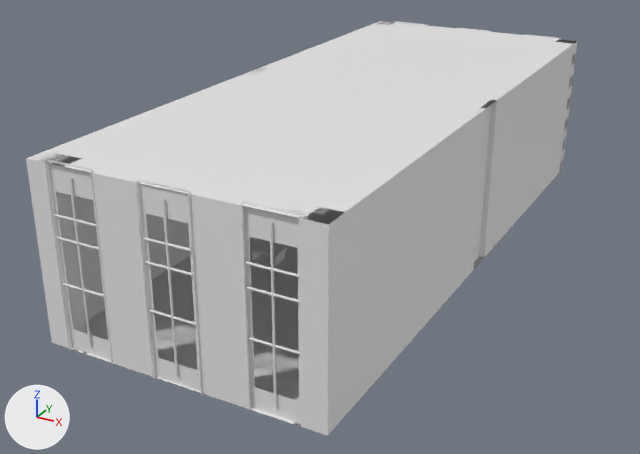
What one commit did to the glTF model public/virtualgallerymodels/kunstmatrix01.glb.
One viewpoint serves both versions: a 50 mm lens placed at (39.4, -75.4, 31.2), pointed at (0.1, -4.0, -4.5). The axes (+X, +Y, +Z) are drawn at lower left. The lights are the same throughout. Where no turn or scale is listed for an object, it has been applied to the vertices. Vertices at the same position are counted once.

The older version as bpy lines, for what is in view:
```python
ob_cube = bpy.data.objects.new('Cube', me_cube)
ob_cube.location = (2.82, -0.33, 1.44)
ob_cube_001 = bpy.data.objects.new('Cube.001', me_cube_007)
ob_cube_001.location = (-4.01, -9.3, -6.03)
ob_cube_001.rotation_euler = (0.0, 0.0, -1.571)  # degrees (0, 0, -90)
ob_cube_001.scale = (-0.917, -0.0449, -0.629)
ob_cylinder_001 = bpy.data.objects.new('Cylinder.001', me_cylinder_009)
ob_cylinder_001.location = (11.42, 30.56, -0.65)
ob_cylinder_001.rotation_euler = (-3.142, 1.571, 0.0)  # degrees (-180, 90, 0)
ob_cylinder_001.scale = (-1.0, -1.0, -2.08)
ob_cylinder_005 = bpy.data.objects.new('Cylinder.005', me_cylinder_010)
ob_cylinder_005.location = (-5.66, 30.6, -0.65)
ob_cylinder_005.rotation_euler = (-3.142, 1.571, 0.0)  # degrees (-180, 90, 0)
ob_cylinder_005.scale = (-1.0, -1.0, -2.08)
ob_cylinder_007 = bpy.data.objects.new('Cylinder.007', me_cylinder_011)
ob_cylinder_007.location = (2.78, -31.08, -0.65)
ob_cylinder_007.rotation_euler = (0.0, 1.571, 0.0)  # degrees (0, 90, 0)
ob_cylinder_007.scale = (-1.0, -1.0, -2.08)
ob_cylinder_008 = bpy.data.objects.new('Cylinder.008', me_cylinder_008)
ob_cylinder_008.location = (2.86, 30.57, -0.65)
ob_cylinder_008.rotation_euler = (-3.142, 1.571, 0.0)  # degrees (-180, 90, 0)
ob_cylinder_008.scale = (-1.0, -1.0, -2.08)
ob_cylinder_009 = bpy.data.objects.new('Cylinder.009', me_cylinder_012)
ob_cylinder_009.location = (11.3, -30.88, -0.65)
ob_cylinder_009.rotation_euler = (0.0, 1.571, 0.0)  # degrees (0, 90, 0)
ob_cylinder_009.scale = (-1.0, -1.0, -2.08)
ob_cylinder_010 = bpy.data.objects.new('Cylinder.010', me_cylinder_013)
ob_cylinder_010.location = (-5.82, -30.96, -0.65)
ob_cylinder_010.rotation_euler = (0.0, 1.571, 0.0)  # degrees (0, 90, 0)
ob_cylinder_010.scale = (-1.0, -1.0, -2.08)
```
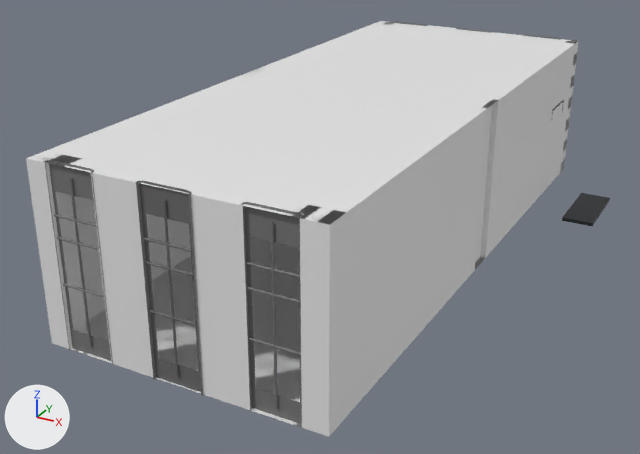
The newer file is also rescaled (x1.792), turned or shifted as a whole; pictures and numbers use the older file's frame.

Where the change shows, as pixel boxes (x1, y1, x2, y2) in the pictures (640 x 454 px):
'Cube', reshaped: before (26, 21, 577, 436); after (26, 21, 579, 437)
'Cylinder.009', recoloured: (240, 202, 304, 429) in both
'Cylinder.007', recoloured: (136, 180, 204, 396) in both
'Cylinder.010', recoloured: (44, 160, 114, 365) in both
'Cube.001', reshaped, moved, turned, rescaled: before (250, 241, 287, 266); after (562, 193, 610, 226)
'Cylinder.008', recoloured, moved, rescaled: before (457, 28, 492, 32); after (456, 28, 492, 33)
'Cylinder.001', recoloured: (523, 35, 561, 40) in both
'Cylinder.005', recoloured, moved, rescaled: before (394, 21, 428, 26); after (394, 22, 428, 26)
part 2 of me_cube_007, deleted: before (250, 241, 287, 258)
part 3 of me_cube_007, deleted: before (274, 252, 285, 266)
part 4 of me_cube_007, recoloured: before (252, 252, 261, 260); after (562, 193, 610, 226)

The change, as a list of edits to the scene's bpy script:
```text
Add mat_material_009:
    mat_material_009 = principled_material('Material.009')
    mat_material_009.base_color = (0.0222, 0.0284, 0.0319)  # black #292f32
Change me_cube:
    remove me_cube.from_pydata(...)  # 116 vertices, 186 faces; spans x -12.8..12.8, y -30.8..31.1, z -7.9..7.9
    add me_cube.from_pydata(...)  # 118 vertices, 176 faces; spans x -12.8..12.9, y -30.8..31.3, z -8.0..7.9
    me_cube part 1: 4 vertices moved within x 5.5..10.7, y -30.8..-28.5, z 7.9; 101 vertices removed from x -12.8..12.8, y -30.8..31.1, z -7.9..7.9; 99 vertices added at x -12.8..12.9, y -30.8..31.3, z -8.0..7.9
Change me_cylinder_008:
    where me_cylinder_008.from_pydata(...)  # 280 vertices, 524 faces; spans x -5.9..10.2, y -0.1..0.2, z -1.1..1.1
    add me_cylinder_008.materials.append(mat_material_007)  # grey #757575
Change me_cylinder_009:
    where me_cylinder_009.from_pydata(...)  # 280 vertices, 524 faces; spans x -5.9..10.2, y -0.1..0.2, z -1.1..1.1
    add me_cylinder_009.materials.append(mat_material_011)  # grey #6e6e70
Change me_cylinder_010:
    where me_cylinder_010.from_pydata(...)  # 280 vertices, 524 faces; spans x -5.9..10.2, y -0.1..0.2, z -1.1..1.1
    add me_cylinder_010.materials.append(mat_material_012)  # grey #6e6e70
Change me_cylinder_011:
    where me_cylinder_011.from_pydata(...)  # 280 vertices, 524 faces; spans x -5.9..10.2, y -0.1..0.2, z -1.1..1.1
    add me_cylinder_011.materials.append(mat_material_013)  # dark grey #686868
Change me_cylinder_012:
    where me_cylinder_012.from_pydata(...)  # 280 vertices, 524 faces; spans x -5.9..10.2, y -0.1..0.2, z -1.1..1.1
    add me_cylinder_012.materials.append(mat_material_015)  # grey #737373
Change me_cylinder_013:
    where me_cylinder_013.from_pydata(...)  # 280 vertices, 524 faces; spans x -5.9..10.2, y -0.1..0.2, z -1.1..1.1
    add me_cylinder_013.materials.append(mat_material_014)  # grey #757575
Change me_cube_007:
    used by ob_cube_001; location = (-4.01, -9.3, -6.03); rotation_euler = (0.0, 0.0, -1.571), in degrees (0, 0, -90); scale = (-0.917, -0.0449, -0.629)
    remove me_cube_007.from_pydata(...)  # 24 vertices, 36 faces; spans x -1.1..1.1, y -62.6..5.3, z -1.2..1.0
    add me_cube_007.from_pydata(...)  # 8 vertices, 12 faces; spans x -1.0..1.0, y -1.0..1.0, z -1.0..1.0
    me_cube_007 part 2: the loose piece of 8 vertices spanning x -1.1..1.1, y -62.6..5.3, z -1.2..-0.8 is deleted
    me_cube_007 part 3: the loose piece of 8 vertices spanning x -1.0..1.0, y -58.1..-56.1, z -1.0..1.0 is deleted
    me_cube_007 part 4: 12 faces spanning x -1.0..1.0, y -1.0..1.0, z -1.0..1.0 switch from no material to mat_material_009 (black #292f32)
Change ob_cylinder_008:
    ob_cylinder_008.location: (2.86, 30.57, -0.65) -> (2.9, 30.43, -0.69)
Change ob_cylinder_005:
    ob_cylinder_005.location: (-5.66, 30.6, -0.65) -> (-5.57, 30.44, -0.69)
Change ob_cube_001:
    ob_cube_001.location: (-4.01, -9.3, -6.03) -> (19.45, 28.8, -10.56)
    ob_cube_001.rotation_euler: (0.0, 0.0, -1.571) -> (3.142, 0.0, 0.0)  # degrees (0, 0, -90) -> degrees (180, 0, 0)
    ob_cube_001.scale: (-0.917, -0.0449, -0.629) -> (1.8, 4.59, 0.209)
```
